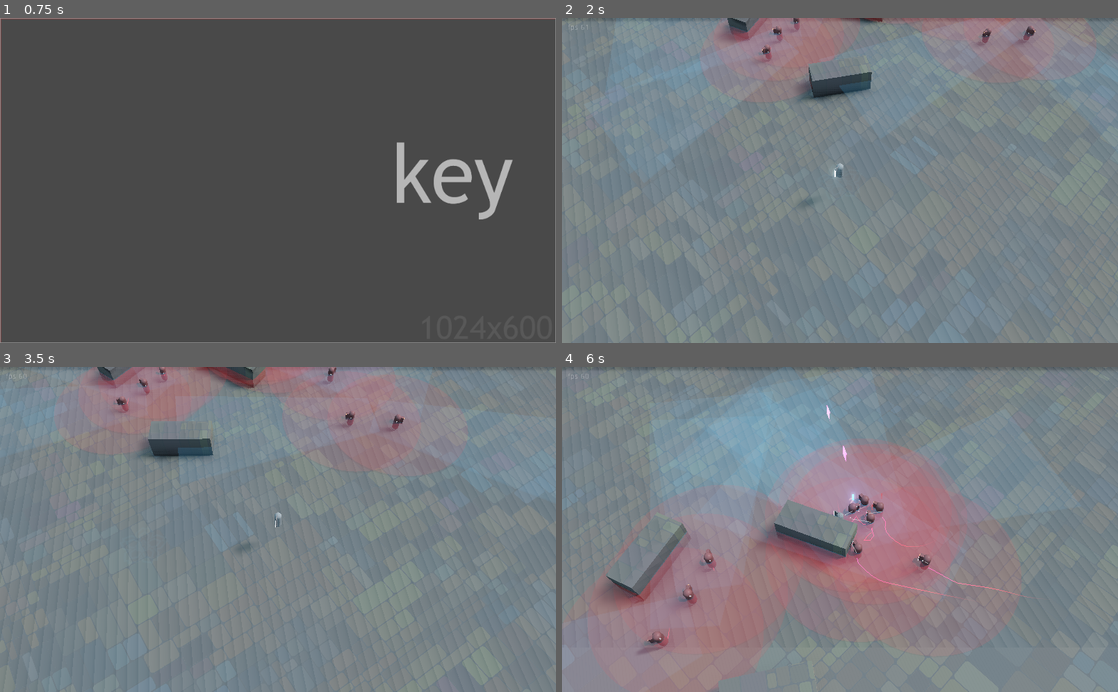
Above: before the commit, frames 1-4 (two rows, left to right).
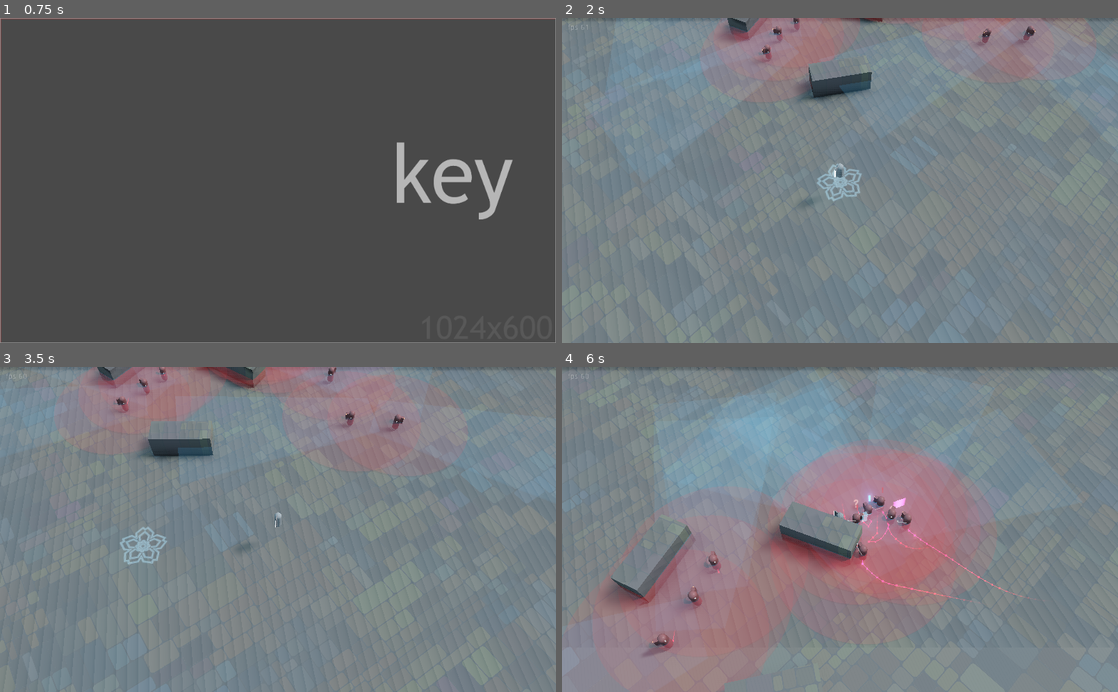
Above: after the commit, the same moments.

Repository: ioxu/key
Game: Godot game, scene res://scenes/splash.tscn
The game is run twice, just before and just after one commit, with the same random seed, the same clock (stepped at 60 frames per second) and the same inputs.
Inputs (mouse positions are in pixels of both pictures, inside the frame that each line leads up to):
- Up to frame 1 (0.75 s): tap Enter at 0.5 s; move the mouse to (400, 164) at 0.52 s; hold D (move_right) from 0.53 s (still down); hold Left (camera_rotate_left) from 0.53 s (still down); click (400, 164) at 0.67 s
- Up to frame 2 (2 s): tap Space (jump) at 0.77, 1.52 s; move the mouse to (728, 196) at 1.27 s; release D (move_right) at 1.28 s; release Left (camera_rotate_left) at 1.28 s; hold S (move_down) from 1.28 s (still down); tap Right (camera_rotate_right) at 1.35 s
- Up to frame 3 (3.5 s): move the mouse to (333, 458) at 2.02 s; release S (move_down) at 2.03 s; hold D (move_right) 2.03-2.78 s; click (333, 458) at 2.1 s; move the mouse to (250, 594) at 2.77 s; hold W (move_up) from 2.78 s (still down); tap Left (camera_rotate_left) at 2.85 s; click (250, 594) at 2.92 s; tap Space (jump) at 3.02 s
- Up to frame 4 (6 s): move the mouse to (1006, 578) at 3.52 s; release W (move_up) at 3.53 s; hold Right (camera_rotate_right) 3.53-4.28 s; hold A (move_left) 3.53-5.03 s; tap Space (jump) at 3.77, 4.52 s; move the mouse to (673, 480) at 4.27 s; click (673, 480) at 4.35 s; move the mouse to (867, 529) at 5.02 s; hold S (move_down) 5.03-5.78 s; hold Left (camera_rotate_left) 5.03-5.78 s; click (867, 529) at 5.17 s; move the mouse to (756, 448) at 5.77 s; hold D (move_right) from 5.78 s (still down); tap Right (camera_rotate_right) at 5.85 s

Frame 1 is identical in both runs. In frame 2, 0.3% of the frame differs, in the area x 45-54%, y 44-57%; in frame 3, 0.4%; in frame 4, 4.4%, in the area x 0-100%, y 0-100%.
Error before the commit: Invalid get index 'transform' (on base: 'previously freed instance'). (res://data/enemies/Enemy.gd:197)

Commit message:
ally notification types to enum

Diff:
--- a/data/enemies/Enemy.gd
+++ b/data/enemies/Enemy.gd
@@ -54,7 +54,11 @@
 
 signal notify_allies
 onready var ally_notification_timer = Timer.new()
-var ally_notification_cooldown = 0.35
+var ally_notification_cooldown = 0.5
+enum ally_notification {
+	ENEMY_SPOTTED,
+	NEW_SEARCH_POINT
+}
 
 
 func _ready():
@@ -112,8 +116,9 @@
 	if fsm.state in ["idle", "search"]:
 		set_new_poi_target(bullet.starting_position)
 		fsm.set_state("search")
-		ally_notification_timer.start(ally_notification_cooldown)
-		emit_signal("notify_allies", "new_search_point", self)
+#		ally_notification_timer.start(ally_notification_cooldown)
+#		emit_signal("notify_allies", "new_search_point", self)
+#		emit_communication_signal( ally_notification.NEW_SEARCH_POINT)
 
 	# die
 	if health <= 0.0:
@@ -171,8 +176,7 @@
 	$alert_icon.visible = true
 	attack_move = "rush"
 	attack_move_timer.start( attack_move_rng.randf_range(0.2, 0.5) )
-	ally_notification_timer.start(ally_notification_cooldown)
-	emit_signal("notify_allies", "enemy_spotted", self)
+	emit_communication_signal( ally_notification.ENEMY_SPOTTED)
 
 
 func _attack(delta) -> void:
@@ -224,8 +228,7 @@
 
 func _search_enter() -> void:
 	weapon.set_activated(false)
-	ally_notification_timer.start(ally_notification_cooldown)
-	emit_signal("notify_allies", "new_search_point", self)
+	emit_communication_signal( ally_notification.NEW_SEARCH_POINT)
 
 
 func _search(delta):
@@ -355,7 +358,7 @@
 		return false
 
 
-func _physics_process(delta):
+func _physics_process(delta) -> void:
 	age += delta
 
 	direction.y = 0.0
@@ -377,7 +380,7 @@
 		is_airborne = false
 
 
-func toggle_active(new_value):
+func toggle_active(new_value) -> void:
 	if new_value:
 		self.visible = true
 		$CollisionShape.disabled = false
@@ -405,7 +408,7 @@
 	active = new_value
 
 
-func _on_vision_area_body_entered(body):
+func _on_vision_area_body_entered(body) -> void:
 	if body.is_in_group("Player") and body.targetable:
 		weapon.visible = true
 		if (target as PointOfInterest):
@@ -419,7 +422,7 @@
 			$statemachine.set_state("attack")
 
 
-func _on_vision_area_body_exited(body):
+func _on_vision_area_body_exited(body) -> void:
 	# I think this gets called when self is
 	# queue_free'd, and the vision area is removed
 	if self.is_queued_for_deletion():
@@ -438,44 +441,52 @@
 		$vision_raycast.stop()
 
 
-func clear_poi_target():
+func clear_poi_target() -> void:
 		if target:
 			if (target as PointOfInterest):
 				target.queue_free()
 				target = null
 
 
-func set_new_poi_target(position: Vector3):
+func set_new_poi_target(position: Vector3) -> void:
 		clear_poi_target()
 		var poi = point_of_interest_scene.instance()
 		get_node("/root/").add_child(poi)
 		poi.transform.origin = position * Vector3(1.0, 0.0, 1.0)
 		self.target = poi
 
-
-func _on_ally_notification(notification_type:String, emitter ):
+# ------------------------------------------------------------------------------
+# communication signals
+func emit_communication_signal( notification_type:int):
+	ally_notification_timer.start(ally_notification_cooldown)
+	emit_signal("notify_allies", notification_type, self)
+
+
+func _on_ally_notification( notification_type:int, emitter ) -> void:
 	if ally_notification_timer.get_time_left() <= 0.0:
 		match notification_type:
-			"new_search_point":
+			ally_notification.NEW_SEARCH_POINT:
 				if emitter.target:
 					set_new_poi_target(emitter.target.transform.origin)
 					if fsm.state != "search":
 						fsm.set_state("search")
-			"enemy_spotted":
+			ally_notification.ENEMY_SPOTTED:
 				clear_poi_target()
 				if emitter.target:
 					target = emitter.target
 					if fsm.state != "search":
 						fsm.set_state("search")
 
-
-func _on_VisibilityNotifier_camera_entered(camera):
+# ------------------------------------------------------------------------------
+# /communication signals
+
+func _on_VisibilityNotifier_camera_entered(camera) -> void:
 	# return to full processing
 	#print(self.get_path(), " entered camera")
 	pass
 
 
-func _on_VisibilityNotifier_camera_exited(camera):
+func _on_VisibilityNotifier_camera_exited(camera) -> void:
 	# LOD process, animation and, movement
 	#print(self.get_path(), " exited camera")
 	pass
--- a/data/scripts/travel_path_line.gd
+++ b/data/scripts/travel_path_line.gd
@@ -25,6 +25,9 @@
 
 
 func _process(delta):
+	draw_line(delta)
+
+func draw_line(delta):
 	if track_object and (track_object.global_transform.origin - point_array.back()).length() > distance_threshold:
 		point_array.append(track_object.global_transform.origin + position_offset)
 		if point_array.size() > max_points:
@@ -40,11 +43,11 @@
 			set_color(trail_colour * Color(1.0, 1.0, 1.0, 0.0))
 		add_vertex(point_array[i])
 	end()
-#	begin(Mesh.PRIMITIVE_POINTS)
-#	for i in range(p_size):
-#		if i !=0:
-#			set_color(trail_colour * Color(1.0, 1.0, 1.0, falloff_lut.interpolate_baked(float(i)/p_size)))
-#		else:
-#			set_color(trail_colour * Color(1.0, 1.0, 1.0, 0.0))
-#		add_vertex(point_array[i])
-#	end()
+	begin(Mesh.PRIMITIVE_POINTS)
+	for i in range(p_size):
+		if i !=0:
+			set_color(trail_colour * Color(1.0, 1.0, 1.0, falloff_lut.interpolate_baked(float(i)/p_size)))
+		else:
+			set_color(trail_colour * Color(1.0, 1.0, 1.0, 0.0))
+		add_vertex(point_array[i])
+	end()
--- a/data/shaders/trail_shader_material.tres
+++ b/data/shaders/trail_shader_material.tres
@@ -8,7 +8,7 @@
 shader_param/specular = null
 shader_param/metallic = null
 shader_param/roughness = null
-shader_param/point_size = 3.5
+shader_param/point_size = 2.5
 shader_param/emission = Color( 0.419608, 0.658824, 0.909804, 1 )
 shader_param/emission_energy = 20.0
 shader_param/uv1_scale = null
--- a/data/spawn_points/spawn_point_player.tscn
+++ b/data/spawn_points/spawn_point_player.tscn
@@ -11,7 +11,7 @@
 albedo_texture = ExtResource( 1 )
 emission_enabled = true
 emission = Color( 0.552941, 0.756863, 0.858824, 1 )
-emission_energy = 0.38131
+emission_energy = 0.307418
 emission_operator = 0
 emission_on_uv2 = false
 
@@ -26,8 +26,8 @@
 tracks/0/imported = false
 tracks/0/enabled = true
 tracks/0/keys = {
-"points": PoolRealArray( 0.307418, -0.25, 0, 1.1, 0.169182, 4.21876, -0.05, -0.340784, 0.22, -0.00534141 ),
-"times": PoolRealArray( 0, 1.4 )
+"points": PoolRealArray( 6.20908, -0.25, 0, 0, -4.68762, 0.394635, -1.05, 0.0901465, 0.22, -0.00534141 ),
+"times": PoolRealArray( 0.1, 1.4 )
 }
 
 [node name="spawn_point_player" type="Spatial"]
